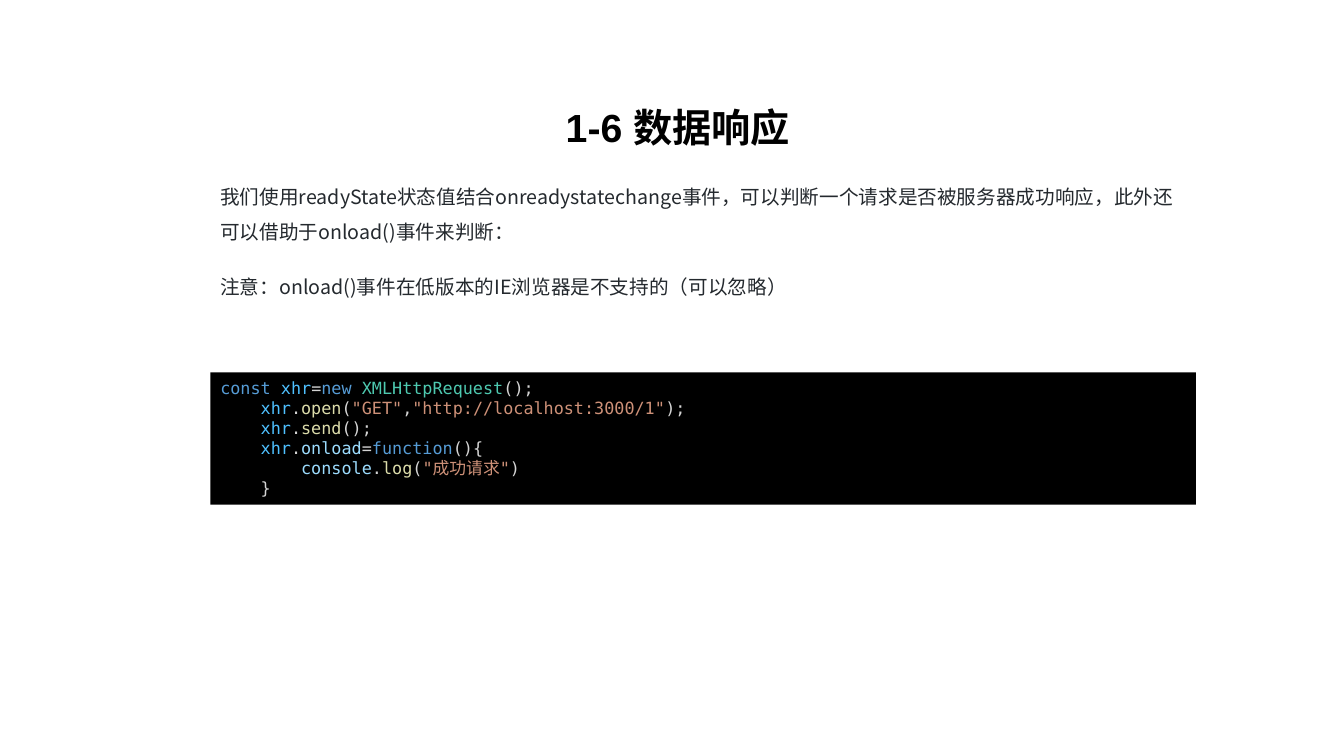
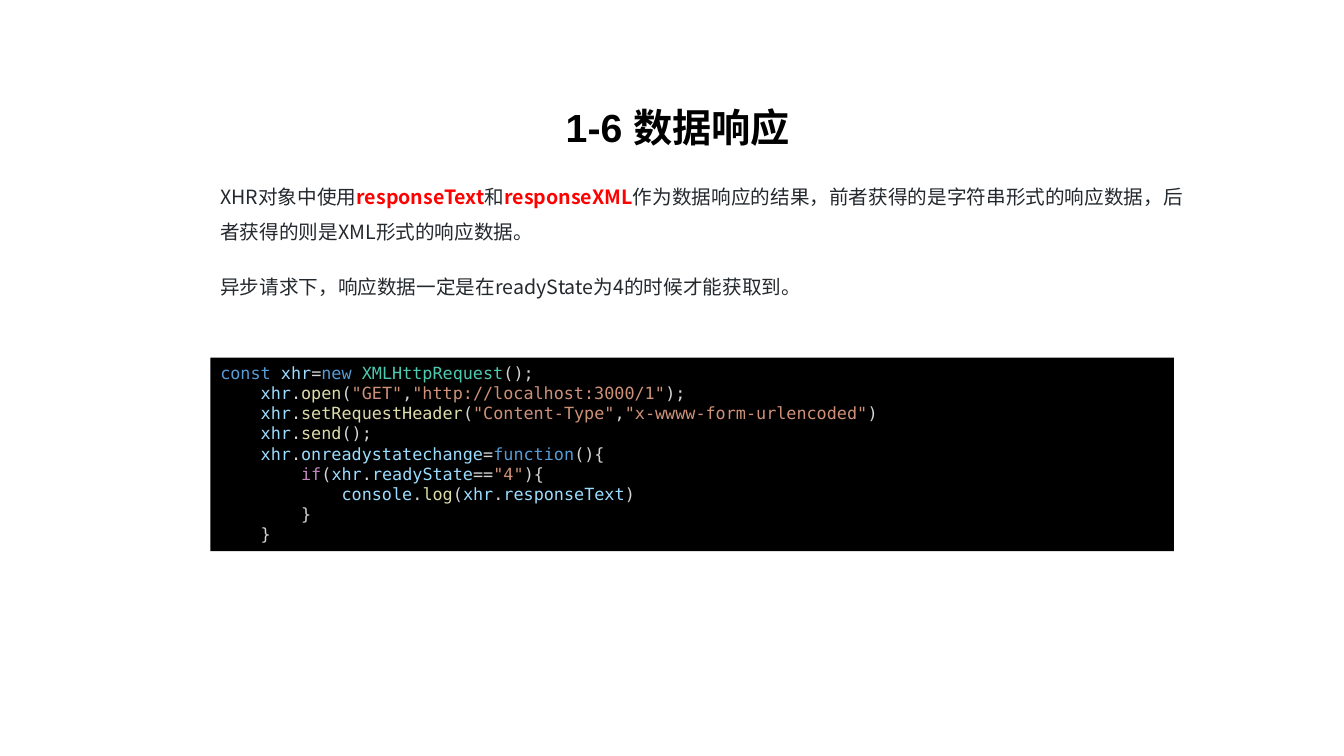
Before and after one commit to CowenZhengHao/ajax, a slide deck: slide 13 of 课件.pptx. Drawn at 1344x756 pixels with LibreOffice and Linux fonts; fonts in the diff are those of the drawing. Boxes give left, top, right and bottom in pixels: in the first picture for what was removed or moved away, otherwise in the second. Text is boxed around its words. In the diff, an @@ line names an element or a change of style, - is before the commit and + after.

```diff
--- a/课件.pptx
+++ b/课件.pptx
@@ text at [220,187,1182,241]: text changed @@
-我们使用readyState状态值结合onreadystatechange事件，可以判断一个请求是否被服务器成功响应，此外还可以借助于onload()事件来判断：
+XHR对象中使用responseText和responseXML作为数据响应的结果，前者获得的是字符串形式的响应数据，后者获得的则是XML形式的响应数据。
@@ text at [220,277,801,299]: text changed @@
-注意：onload()事件在低版本的IE浏览器是不支持的（可以忽略）
+异步请求下，响应数据一定是在readyState为4的时候才能获取到。
@@ text in rectangle at [211,358,1175,552]: paragraph added @@
+}
@@ rectangle "const xhr=new XMLHttpRequest();": place and size @@
-rectangle "const xhr=new XMLHttpRequest();" at [211,372,1197,504]
+rectangle "const xhr=new XMLHttpRequest();" at [211,358,1175,552]
@@ text in rectangle at [220,366,686,442]: text colour #4FC1FF to #9CDCFE in "xhr=new", "xhr.open("GET","http://localhost:3000/1");", "xhr.send();" @@
@@ text in rectangle at [261,406,878,423]: paragraph added @@
+xhr.setRequestHeader("Content-Type","x-wwww-form-urlencoded")
@@ text in rectangle at [261,447,635,504]: text changed @@
-xhr.onload=function(){
-console.log("成功请求")
+xhr.onreadystatechange=function(){
+if(xhr.readyState=="4"){
+console.log(xhr.responseText)
```
Also in this commit, not shown: 5 other slides changed, 1 slide added, 1 other file.
